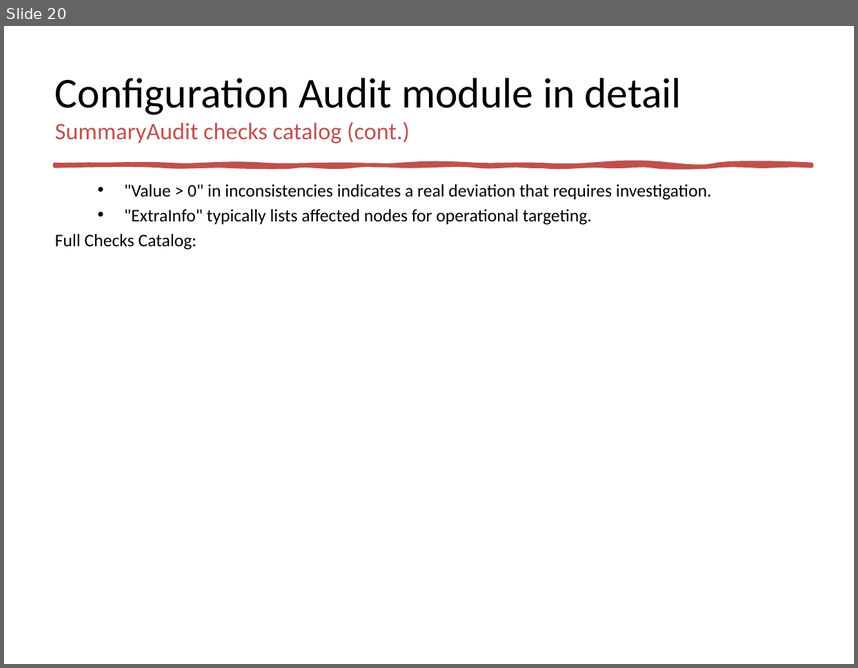
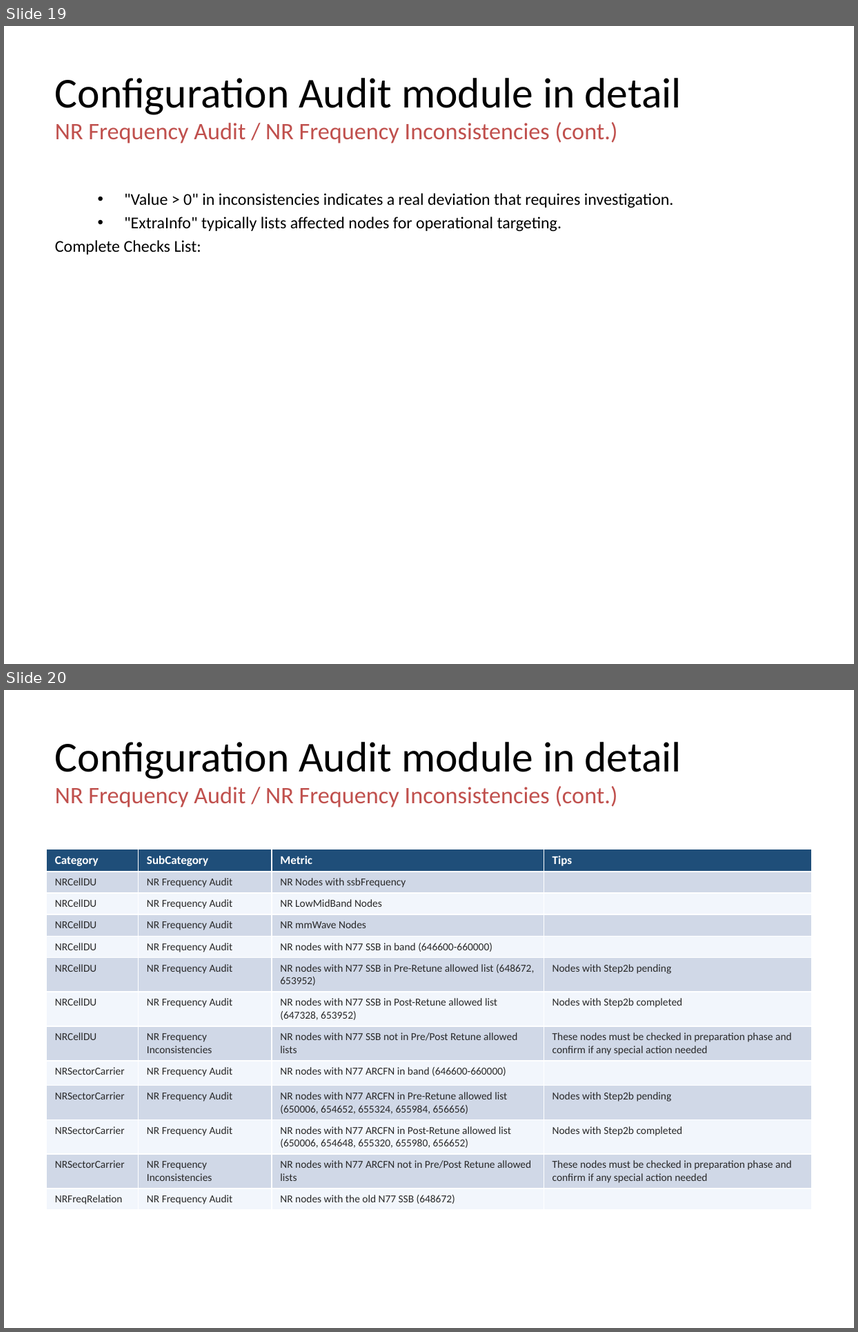
Before and after one commit to jaimetur/SSB_RetuningAutomations, a slide deck: help/User-Guide-SSB-Retuning-Automations-v0.7.4.pptx. Shown one above the other, each under a label of ours: slide 20 before the commit, slides 19 and 20 after it. The pictures are 858x668 and 858x1332 pixels, drawn with LibreOffice and Linux fonts; fonts in the diff are those of the drawing; background and template pictures are left out. Boxes give left, top, right and bottom in pixels: in the first picture for what was removed or moved away, otherwise in the second. Text is boxed around its words. In the diff, an @@ line names an element or a change of style, - is before the commit and + after.

Commit message:
Updated Technical User Guides to include the Check catalog of SummaryAudit table (with tips)

```diff
--- a/help/User-Guide-SSB-Retuning-Automations-v0.7.4.pptx
+++ b/help/User-Guide-SSB-Retuning-Automations-v0.7.4.pptx
@@ slide 20 added at (x1=4, y1=690, x2=854, y2=1328), background #FFFFFF @@
@@ title added at (x1=55, y1=742, x2=682, y2=807), 20 pt, text #C0504D @@
+Configuration Audit module in detail
+NR Frequency Audit / NR Frequency Inconsistencies (cont.)
@@ table added at (x1=47, y1=849, x2=811, y2=1207), 13 rows, 4 columns @@
+Category | SubCategory | Metric | Tips
+NRCellDU | NR Frequency Audit | NR Nodes with ssbFrequency | 
+NRCellDU | NR Frequency Audit | NR LowMidBand Nodes | 
+NRCellDU | NR Frequency Audit | NR mmWave Nodes | 
+NRCellDU | NR Frequency Audit | NR nodes with N77 SSB in band (646600-660000) | 
+NRCellDU | NR Frequency Audit | NR nodes with N77 SSB in Pre-Retune allowed list (648672, 653952) | Nodes with Step2b pending
+NRCellDU | NR Frequency Audit | NR nodes with N77 SSB in Post-Retune allowed list (647328, 653952) | Nodes with Step2b completed
+NRCellDU | NR Frequency Inconsistencies | NR nodes with N77 SSB not in Pre/Post Retune allowed lists | These nodes must be checked in preparation phase and confirm if any special action needed
+NRSectorCarrier | NR Frequency Audit | NR nodes with N77 ARCFN in band (646600-660000) | 
+NRSectorCarrier | NR Frequency Audit | NR nodes with N77 ARCFN in Pre-Retune allowed list (650006, 654652, 655324, 655984, 656656) | Nodes with Step2b pending
+NRSectorCarrier | NR Frequency Audit | NR nodes with N77 ARCFN in Post-Retune allowed list (650006, 654648, 655320, 655980, 656652) | Nodes with Step2b completed
+NRSectorCarrier | NR Frequency Inconsistencies | NR nodes with N77 ARCFN not in Pre/Post Retune allowed lists | These nodes must be checked in preparation phase and confirm if any special action needed
+NRFreqRelation | NR Frequency Audit | NR nodes with the old N77 SSB (648672) | 
@@ what was slide 20 is now slide 19 @@
@@ slide 19 changed as well @@
@@ title at (x1=55, y1=122, x2=618, y2=143): text changed @@
-SummaryAudit checks catalog (cont.)
+NR Frequency Audit / NR Frequency Inconsistencies (cont.)
@@ freeform shape removed at (x1=55, y1=165, x2=811, y2=166) @@
@@ text ""Value > 0" in inconsistencies ..." moved from (x1=55, y1=184, x2=712, y2=250) to (x1=55, y1=193, x2=674, y2=254) @@
@@ text at (x1=124, y1=193, x2=674, y2=231): size 15 to 14 pt in ""Value > 0" in inconsistencies indicates a ...", ""ExtraInfo" typically lists affected nodes for operational ..." @@
@@ text at (x1=55, y1=240, x2=201, y2=254): text changed; size 15 to 14 pt @@
-Full Checks Catalog:
+Complete Checks List:
```
Also in this commit, not shown: 46 other slides changed, 4 other slides added, 1 slide removed, 6 other files.
